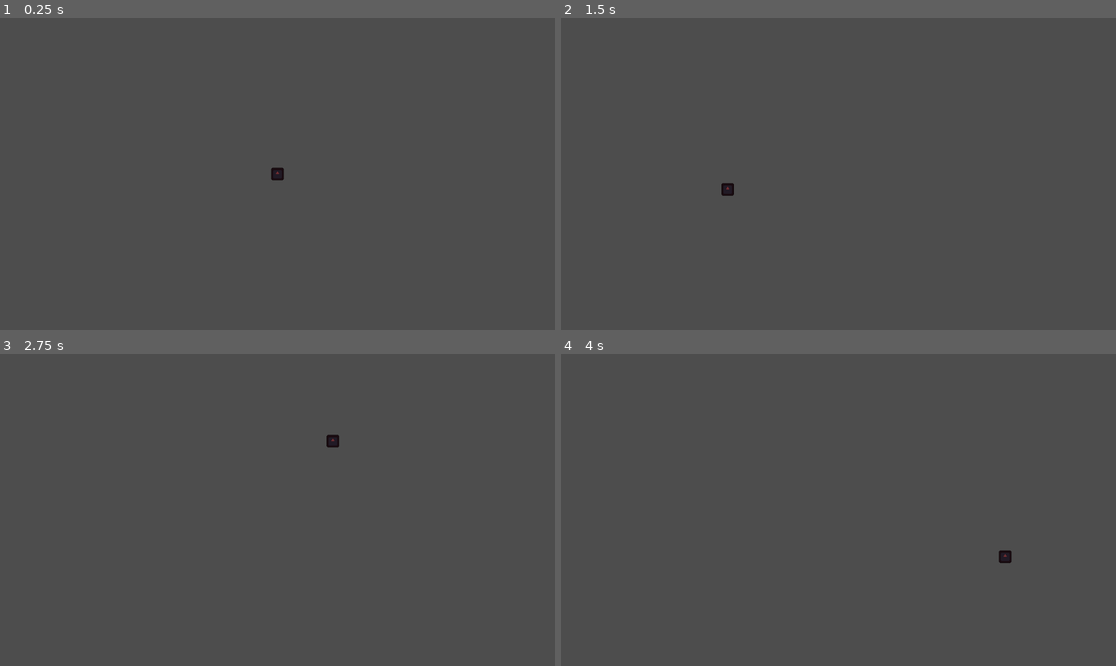
Above: before the commit, frames 1-4 (two rows, left to right).
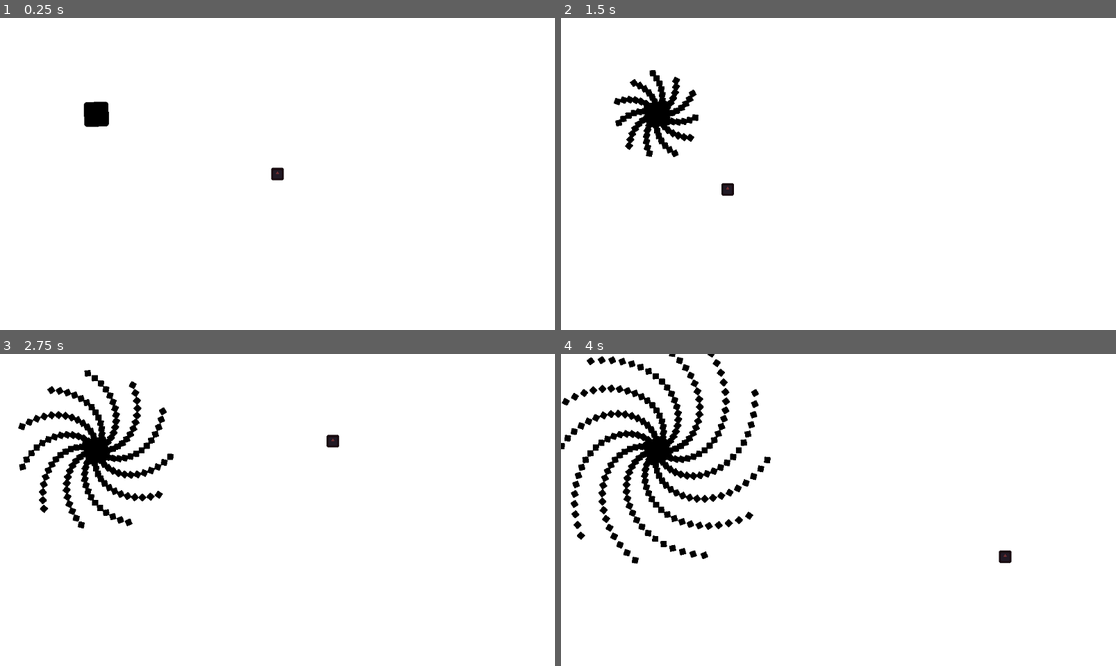
Above: after the commit, the same moments.

Repository: DavidChakov/finalProject
Game: Godot game, scene res://Scenes/game.tscn
The game is run twice, just before and just after one commit, with the same random seed, the same clock (stepped at 60 frames per second) and the same inputs. The engine's default icon, where the game draws it, is replaced by a stand-in: a white triangle on a blue panel in a dark square.
Inputs (mouse positions are in pixels of both pictures, inside the frame that each line leads up to):
- Up to frame 1 (0.25 s): no input
- Up to frame 2 (1.5 s): move the mouse to (960, 158) at 0.52 s; move the mouse to (727, 189) at 1.27 s
- Up to frame 3 (2.75 s): move the mouse to (333, 441) at 2.02 s
- Up to frame 4 (4 s): move the mouse to (810, 572) at 2.77 s; move the mouse to (1005, 556) at 3.52 s

The runs differ from the first frame. In frame 1, 100% of the frame differs, in the area x 0-100%, y 0-100%; in frame 2, 100%; in frame 3, 100%; in frame 4, 100%.

Commit message:
Added collision detection

Diff:
--- /dev/null
+++ b/final-project/Scenes/bullet.tscn
@@ -0,0 +1,17 @@
+[gd_scene load_steps=3 format=3 uid="uid://e0bhjf87tt2b"]
+
+[ext_resource type="Script" uid="uid://br2405h1c5amc" path="res://Scripts/bullet.gd" id="1_oduel"]
+[ext_resource type="Texture2D" uid="uid://cpbides33mcu2" path="res://icon.svg" id="1_xjght"]
+
+[node name="Bullet" type="Node2D"]
+script = ExtResource("1_oduel")
+
+[node name="Sprite2D" type="Sprite2D" parent="."]
+modulate = Color(0, 0, 0, 1)
+scale = Vector2(0.1, 0.1)
+texture = ExtResource("1_xjght")
+
+[node name="RayCast2D" type="RayCast2D" parent="."]
+position = Vector2(-6, -6)
+target_position = Vector2(12, 12)
+collide_with_areas = true
--- /dev/null
+++ b/final-project/Scenes/enemy.tscn
@@ -0,0 +1,12 @@
+[gd_scene load_steps=3 format=3 uid="uid://6bhtqkeyp6bn"]
+
+[ext_resource type="Script" uid="uid://cr7pw2ac1duic" path="res://Scripts/enemy.gd" id="1_1f0kj"]
+[ext_resource type="Texture2D" uid="uid://cpbides33mcu2" path="res://icon.svg" id="1_hghv2"]
+
+[node name="Enemy" type="Node2D"]
+scale = Vector2(0.4, 0.4)
+script = ExtResource("1_1f0kj")
+
+[node name="Sprite2D" type="Sprite2D" parent="."]
+modulate = Color(0, 0, 0, 1)
+texture = ExtResource("1_hghv2")
--- a/final-project/Scenes/game.tscn
+++ b/final-project/Scenes/game.tscn
@@ -1,9 +1,19 @@
-[gd_scene load_steps=3 format=3 uid="uid://6u2va0cwiipa"]
+[gd_scene load_steps=4 format=3 uid="uid://6u2va0cwiipa"]
 
 [ext_resource type="Script" uid="uid://b811lcdj8g2u6" path="res://Scripts/game.gd" id="1_ebmjs"]
 [ext_resource type="PackedScene" uid="uid://dr38lx5op1k1x" path="res://Scenes/player.tscn" id="2_qxrlw"]
+[ext_resource type="PackedScene" uid="uid://6bhtqkeyp6bn" path="res://Scenes/enemy.tscn" id="3_wrm1d"]
 
 [node name="Game" type="Node2D"]
 script = ExtResource("1_ebmjs")
 
+[node name="ColorRect" type="ColorRect" parent="."]
+offset_left = -17.0
+offset_top = -16.0
+offset_right = 1164.0
+offset_bottom = 660.0
+
 [node name="Player" parent="." instance=ExtResource("2_qxrlw")]
+
+[node name="Enemy" parent="." instance=ExtResource("3_wrm1d")]
+position = Vector2(200, 200)
--- /dev/null
+++ b/final-project/Scripts/bullet.gd
@@ -0,0 +1,17 @@
+extends Node2D
+
+
+# Called when the node enters the scene tree for the first time.
+func _ready() -> void:
+	pass # Replace with function body.
+
+
+# Called every frame. 'delta' is the elapsed time since the previous frame.
+func _process(delta: float) -> void:
+
+	# Moves bullet based off rotation
+	# Vector (XY movement) rotates based off rotation
+	self.position += Vector2(1, 0).rotated(self.rotation)
+
+	if ($RayCast2D.is_colliding()):
+		print("Hit")
--- /dev/null
+++ b/final-project/Scripts/enemy.gd
@@ -0,0 +1,23 @@
+extends Node2D
+
+# Loads bullet scene into var bullet_scene
+var bullet_scene = load("res://Scenes/bullet.tscn")
+
+# Called when the node enters the scene tree for the first time.
+func _ready() -> void:
+	pass # Replace with function body.
+
+
+# Called every frame. 'delta' is the elapsed time since the previous frame.
+func _process(delta: float) -> void:
+	# Rotates the enemy
+	rotate(20)
+
+	# Creates an instance of bullet
+	var b = bullet_scene.instantiate()
+	# Sets position relative to enemty
+	b.position = self.position
+	b.rotation = self.rotation
+
+	# Adds instance to game
+	get_parent().add_child(b)
--- a/final-project/Scripts/game.gd
+++ b/final-project/Scripts/game.gd
@@ -3,6 +3,7 @@
 
 # Called when the node enters the scene tree for the first time.
 func _ready() -> void:
+	# Makes mouse invisible
 	Input.set_mouse_mode(Input.MOUSE_MODE_HIDDEN)
 	pass # Replace with function body.
 
Not shown, added: final-project/Scripts/bullet.gd.uid
Not shown, added: final-project/Scripts/enemy.gd.uid
